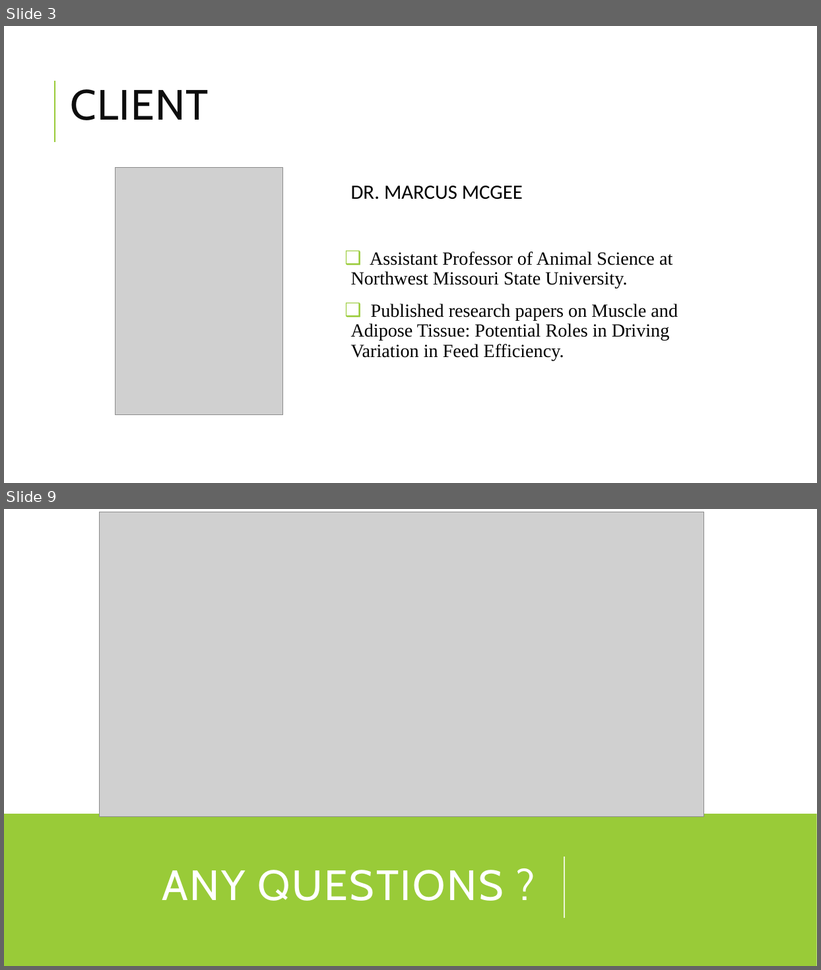
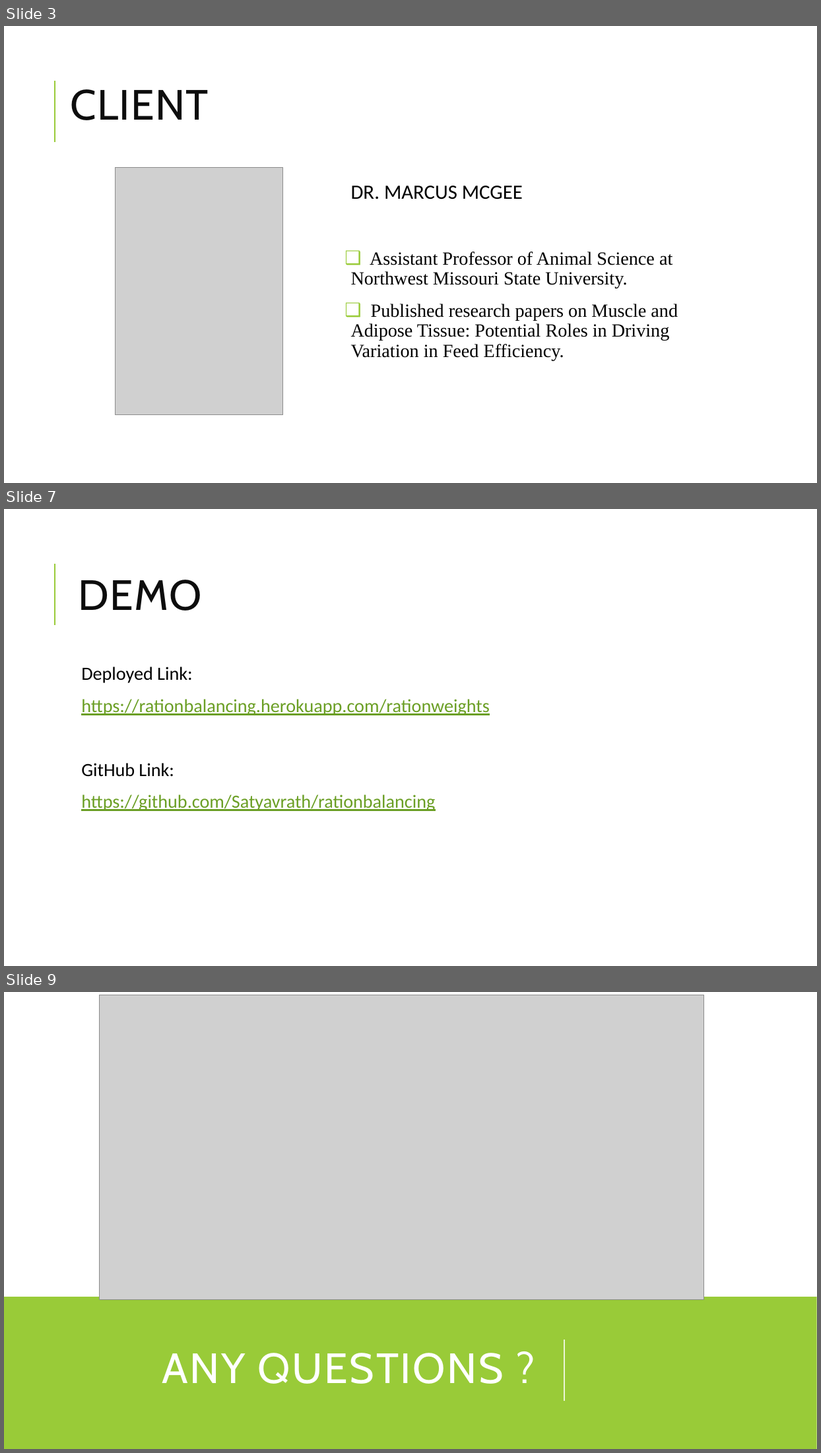
Before and after one commit to Satyavrath/rationbalancing, a slide deck: documents/RationBalancing.pptx. Shown one above the other, each under a label of ours: slides 3 and 9 before the commit, slides 3, 7 and 9 after it; the slides between them are not shown. The pictures are 821x970 and 821x1453 pixels, drawn with LibreOffice and Linux fonts; fonts in the diff are those of the drawing; grey boxes stand for pictures. Boxes give left, top, right and bottom in pixels: in the first picture for what was removed or moved away, otherwise in the second. Text is boxed around its words. In the diff, an @@ line names an element or a change of style, - is before the commit and + after.

```diff
--- a/documents/RationBalancing.pptx
+++ b/documents/RationBalancing.pptx
@@ slide 7 added at box(4, 509, 817, 966), background #FFFFFF; not listed: 1 template element that a slide beside it also shows @@
@@ title added at box(79, 580, 202, 611), 50 pt, text #0D0D0D @@
+DEMO
@@ text added at box(81, 667, 489, 811), 22 pt, text #6B9F25, underline @@
+  Deployed Link:
+  https://rationbalancing.herokuapp.com/rationweights
+  GitHub Link:
+  https://github.com/Satyavrath/rationbalancing
```
Also in this commit, not shown: 6 slides changed, 1 slide removed, 1 other file.
